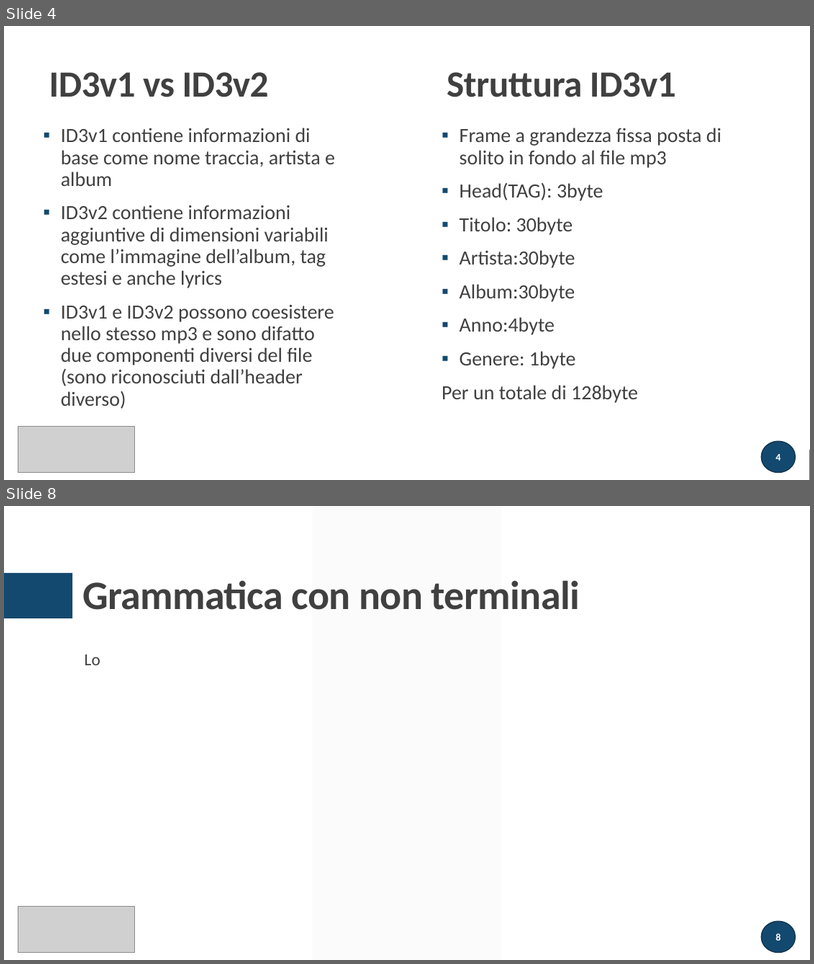
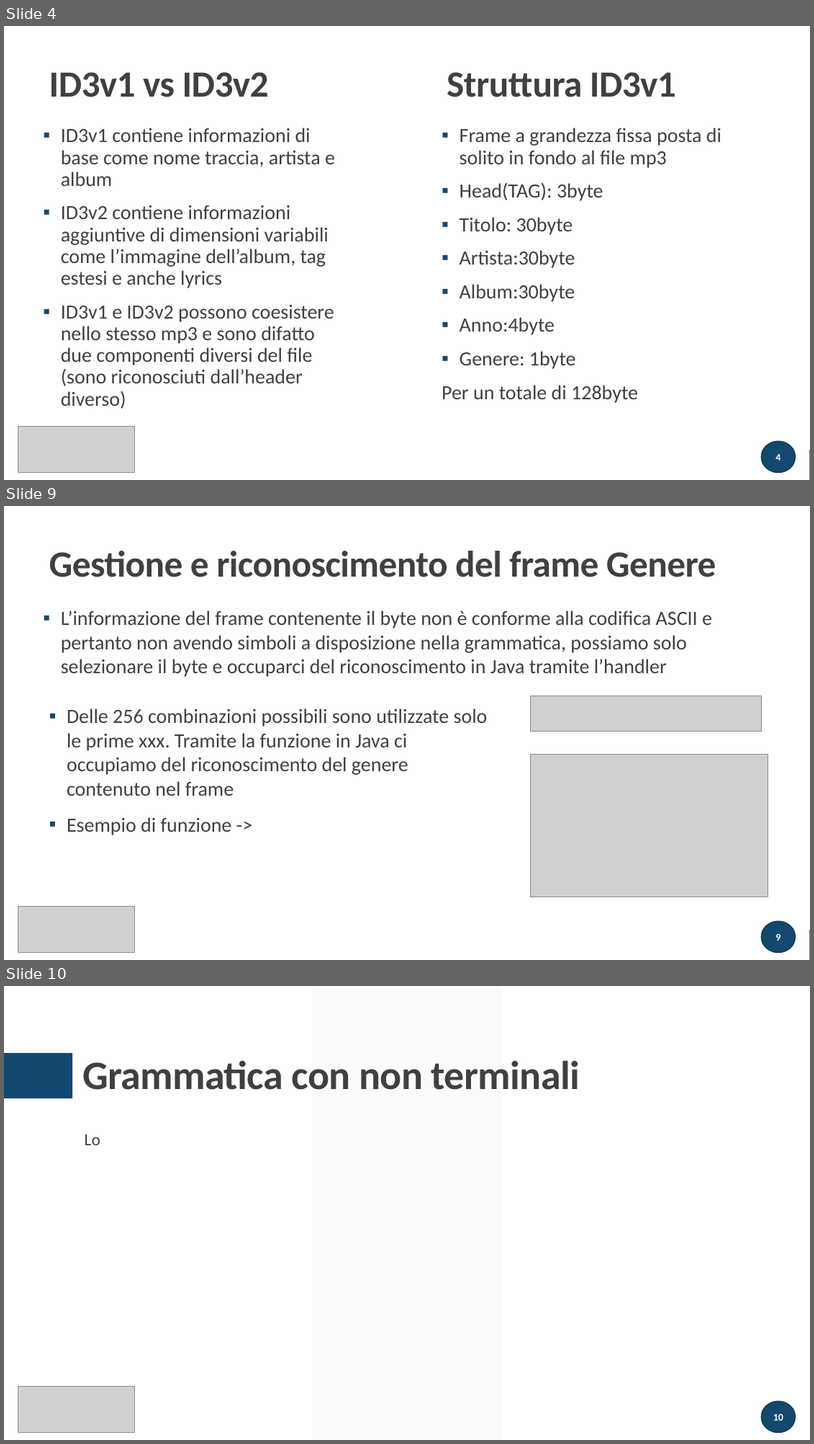
Before and after one commit to atusghen/SimpleID3, a slide deck: presentazione.pptx. Shown one above the other, each under a label of ours: slides 4 and 8 before the commit, slides 4, 9 and 10 after it; the slides between them are not shown. The pictures are 814x964 and 814x1444 pixels, drawn with LibreOffice and Linux fonts; fonts in the diff are those of the drawing; grey boxes stand for pictures. Boxes give left, top, right and bottom in pixels: in the first picture for what was removed or moved away, otherwise in the second. Text is boxed around its words. In the diff, an @@ line names an element or a change of style, - is before the commit and + after.

```diff
--- a/presentazione.pptx
+++ b/presentazione.pptx
@@ slide 9 added at box(4, 506, 810, 960), background #FFFFFF; not listed: 1 template element that a slide beside it also shows @@
@@ rectangle added at box(4, 506, 810, 960), fill #FFFFFF @@
@@ title added at box(49, 551, 716, 577), 44 pt, text #404040, bold @@
+Gestione e riconoscimento del frame Genere
@@ text added at box(61, 610, 712, 677), 24 pt, text #404040 @@
+▪ L’informazione del frame contenente il byte non è conforme alla codifica ASCII e pertanto non avendo simboli a disposizione nella grammatica, possiamo solo selezionare il byte e occuparci del riconoscimento in Java tramite l’handler
@@ rectangle added at box(44, 670, 239, 700), fill #FFFFFF, outline #FFFFFF 1.25 pt @@
@@ line added from (44, 680) to (231, 680), #404040 1 pt @@
@@ picture added at box(530, 696, 761, 731) @@
@@ text added at box(67, 708, 488, 835), 24 pt, text #404040 @@
+▪ Delle 256 combinazioni possibili sono utilizzate solo le prime xxx. Tramite la funzione in Java ci occupiamo del riconoscimento del genere contenuto nel frame
+▪ Esempio di funzione ->
@@ picture added at box(530, 754, 768, 897) @@
@@ picture added at box(18, 906, 135, 952) @@
@@ rectangle added at box(4, 929, 810, 960), fill #262626 @@
@@ page number added at box(762, 921, 796, 952), fill #14496F, outline #0F3652 1.25 pt, 12 pt, text #FFFFFF, bold @@
+9
@@ what was slide 8 is now slide 10 @@
@@ page number at box(774, 1414, 784, 1420): text changed @@
-8
+10
```
Also in this commit, not shown: 4 slides changed, 3 other slides added, 6 slides removed, 4 other files.
